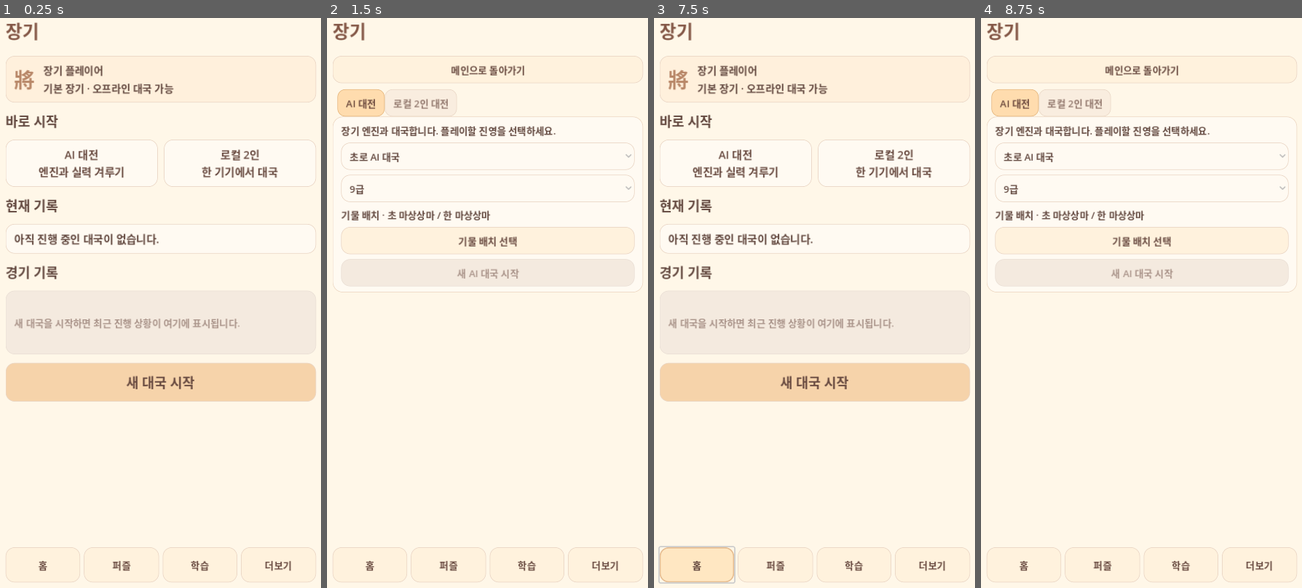
Above: before the commit, frames 1-4 (left to right).
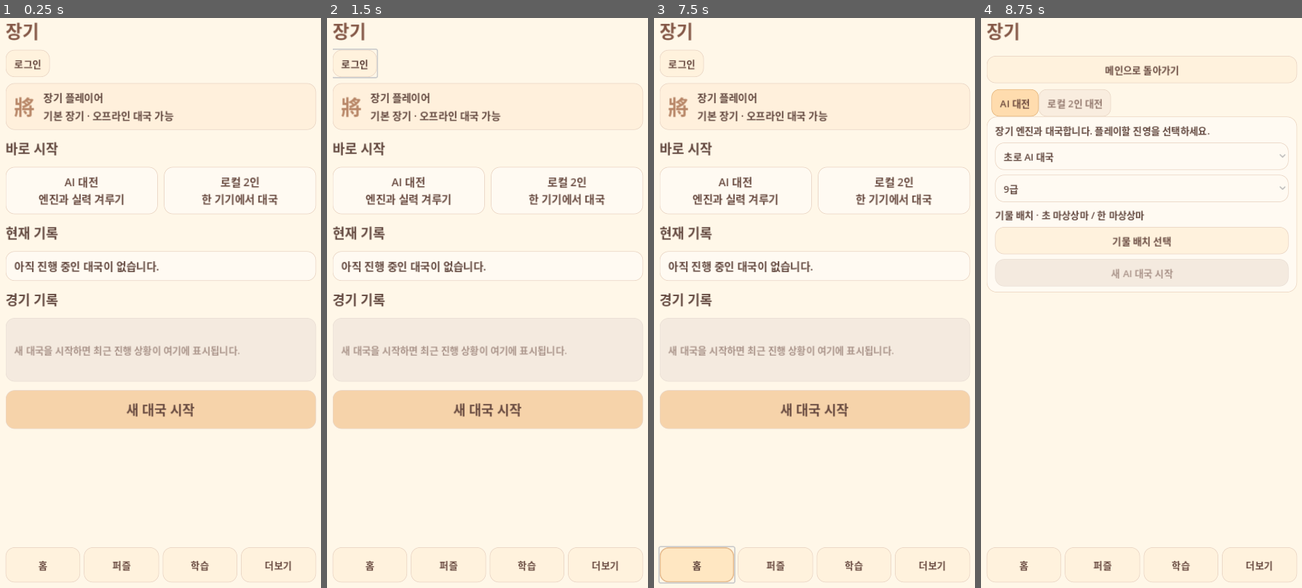
Above: after the commit, the same moments.

Repository: YU-Kangg/janggiAI
Game: Godot game, scene res://main.tscn
Same seed, same stepped clock (60 frames per second), same inputs: the game is played once before the commit and once after it.
Inputs (mouse positions are in pixels of both pictures, inside the frame that each line leads up to):
- Up to frame 1 (0.25 s): no input
- Up to frame 2 (1.5 s): click (355, 63) at 0.5 s, where only the run after the commit has a clickable "로그인"; click (429, 365) at 1.25 s, where only the run after the commit has a clickable "취소"
- Up to frame 3 (7.5 s): click (814, 411) at 2 s, where only the run after the commit has a clickable "새 대국 시작"; click "메인으로 돌아가기" at 2.75 s; click "새 대국 시작" at 3.5 s; click "초로 AI 대국" at 4.25 s; click "9급" at 5 s; click "기물 배치 선택" at 5.75 s; click "취소" at 6.5 s; click "홈" at 7.25 s
- Up to frame 4 (8.75 s): click "새 대국 시작" at 8 s

The runs differ from the first frame. In frame 1, 16% of the frame differs, in the area x 1-99%, y 5-73%; in frame 2, 14%; in frame 3, 16%; in frame 4, nothing differs.

Commit message:
feat(auth): 관리자 계정과 앱 로그인 연결

Diff:
--- a/godot/main.gd
+++ b/godot/main.gd
@@ -13,6 +13,16 @@
 var server_toggle := Button.new()
 var account_badge := Label.new()
 var current_role := "user"
+var auth_api := HTTPRequest.new()
+var auth_path := ""
+var auth_token := ""
+var auth_user: Dictionary = {}
+var login_button := Button.new()
+var logout_button := Button.new()
+var login_dialog := ConfirmationDialog.new()
+var login_id := LineEdit.new()
+var login_password := LineEdit.new()
+var login_error := Label.new()
 var screen_mode := "home"
 var home_section := "dashboard"
 var home_button := Button.new()
@@ -326,9 +336,9 @@
 	else:
 		show_home_setup(game_mode_tabs.current_tab)
 
-func set_account_role(role: String) -> void:
+func set_account_role(role: String, display_name := "") -> void:
 	current_role = "admin" if role == "admin" else "user"
-	account_badge.text = "관리자 계정 · 개발자 기능" if current_role == "admin" else "일반 사용자"
+	account_badge.text = ("관리자 %s · 개발자 기능" % display_name) if current_role == "admin" else (display_name if not display_name.is_empty() else "일반 사용자")
 	if current_role != "admin":
 		server_controls.visible = false
 		server_toggle.text = "서버 기능 연결"
@@ -363,7 +373,9 @@
 	app_title.text = "경기 기록" if recording else ("게임 리뷰" if reviewing else ("고양이 장기 · 대국" if playing else "장기"))
 	app_title.add_theme_color_override("font_color", Color("845847"))
 	home_dashboard.visible = not playing and home_section == "dashboard"
-	account_badge.visible = not playing and home_section == "dashboard" and current_role == "admin"
+	account_badge.visible = not playing and home_section == "dashboard" and not auth_token.is_empty()
+	login_button.visible = not playing and home_section == "dashboard" and auth_token.is_empty()
+	logout_button.visible = not playing and home_section == "dashboard" and not auth_token.is_empty()
 	home_button.visible = playing or reviewing or recording
 	play_button.visible = false
 	bottom_navigation.visible = not playing and not reviewing and not recording
@@ -472,6 +484,12 @@
 	column.add_child(navigation)
 	account_badge.text = "일반 사용자"
 	navigation.add_child(account_badge)
+	login_button.text = "로그인"
+	login_button.pressed.connect(open_login)
+	navigation.add_child(login_button)
+	logout_button.text = "로그아웃"
+	logout_button.pressed.connect(request_logout)
+	navigation.add_child(logout_button)
 	home_button.text = "메인으로"
 	home_button.pressed.connect(show_home_screen)
 	navigation.add_child(home_button)
@@ -559,8 +577,6 @@
 	for arg in OS.get_cmdline_user_args():
 		if arg.begins_with("--server="):
 			endpoint.text = arg.trim_prefix("--server=")
-		elif arg == "--role=admin":
-			current_role = "admin"
 	server_toggle.text = "서버 기능 연결"
 	server_toggle.pressed.connect(toggle_server_controls)
 	column.add_child(server_toggle)
@@ -937,6 +953,23 @@
 	setup_form.add_child(han_setup)
 	setup_dialog.add_child(setup_form)
 	add_child(setup_dialog)
+	login_dialog.title = "계정 로그인"
+	login_dialog.get_ok_button().text = "로그인"
+	login_dialog.get_cancel_button().text = "취소"
+	login_dialog.confirmed.connect(submit_login)
+	var login_form := VBoxContainer.new()
+	login_form.position = Vector2(20, 42)
+	login_form.custom_minimum_size = Vector2(410, 190)
+	login_id.placeholder_text = "아이디 또는 이메일"
+	login_form.add_child(login_id)
+	login_password.placeholder_text = "비밀번호"
+	login_password.secret = true
+	login_form.add_child(login_password)
+	login_error.autowrap_mode = TextServer.AUTOWRAP_WORD_SMART
+	login_error.add_theme_color_override("font_color", Color("b24d45"))
+	login_form.add_child(login_error)
+	login_dialog.add_child(login_form)
+	add_child(login_dialog)
 	resign_dialog.dialog_text = "현재 차례 진영이 기권할까요?"
 	resign_dialog.title = "기권 확인"
 	resign_dialog.get_ok_button().text = "기권"
@@ -952,6 +985,9 @@
 	api.timeout = 8.0
 	api.request_completed.connect(on_response)
 	add_child(api)
+	auth_api.timeout = 8.0
+	auth_api.request_completed.connect(on_auth_response)
+	add_child(auth_api)
 	branch_api.timeout = 20.0
 	branch_api.request_completed.connect(on_branch_response)
 	add_child(branch_api)
@@ -966,6 +1002,52 @@
 	else:
 		screen_mode = "home"
 		sync_screen_visibility()
+
+func open_login() -> void:
+	login_error.text = ""
+	login_password.text = ""
+	login_dialog.popup_centered(Vector2i(470, 280))
+
+func submit_login() -> void:
+	var identifier := login_id.text.strip_edges()
+	if identifier.is_empty() or login_password.text.length() < 8:
+		login_error.text = "아이디와 8자 이상의 비밀번호를 입력하세요."
+		login_dialog.popup_centered(Vector2i(470, 280))
+		return
+	var url := endpoint.text.strip_edges().trim_suffix("/")
+	auth_path = "login"
+	var error := auth_api.request(url + "/api/auth/login", ["Content-Type: application/json", "X-Janggi-Client: mobile"], HTTPClient.METHOD_POST,
+		JSON.stringify({"identifier": identifier, "password": login_password.text}))
+	if error != OK:
+		login_error.text = "로그인 서버에 연결하지 못했습니다."
+		login_dialog.popup_centered(Vector2i(470, 280))
+
+func request_logout() -> void:
+	if auth_token.is_empty():
+		return
+	auth_path = "logout"
+	var url := endpoint.text.strip_edges().trim_suffix("/")
+	auth_api.request(url + "/api/auth/logout", ["Content-Type: application/json", "Authorization: Bearer " + auth_token], HTTPClient.METHOD_POST, "{}")
+
+func on_auth_response(result: int, code: int, _headers: PackedStringArray, body: PackedByteArray) -> void:
+	var payload = JSON.parse_string(body.get_string_from_utf8())
+	if result != HTTPRequest.RESULT_SUCCESS or not payload is Dictionary:
+		login_error.text = "로그인 서버에 연결하지 못했습니다."
+		login_dialog.popup_centered(Vector2i(470, 280))
+		return
+	if auth_path == "logout":
+		auth_token = ""
+		auth_user = {}
+		set_account_role("user")
+		return
+	if code != 200 or not payload.get("user") is Dictionary or str(payload.get("token", "")).is_empty():
+		login_error.text = str(payload.get("error", "로그인에 실패했습니다."))
+		login_dialog.popup_centered(Vector2i(470, 280))
+		return
+	auth_token = str(payload.token)
+	auth_user = payload.user
+	login_password.text = ""
+	set_account_role(str(auth_user.get("role", "user")), str(auth_user.get("name", "")))
 
 func arrangement_value(index: int) -> String:
 	return SETUPS[clampi(index, 0, 3)]
--- a/godot/smoke.gd
+++ b/godot/smoke.gd
@@ -23,12 +23,23 @@
 	check(not app.state.is_empty(), "initial HTTP connection")
 	check(app.page_scroll.vertical_scroll_mode == ScrollContainer.SCROLL_MODE_AUTO, "mobile page vertical scrolling")
 	check(app.current_role == "user" and not app.server_toggle.visible and not app.server_controls.visible, "normal account hides developer server controls")
-	app.set_account_role("admin")
-	check(app.server_toggle.visible and app.account_badge.text.contains("관리자"), "admin account exposes developer controls")
+	check(app.login_button.visible and not app.logout_button.visible, "signed-out home exposes login")
+	app.login_id.text = "testadmin"
+	app.login_password.text = "test password"
+	app.submit_login()
+	for attempt in range(100):
+		if not app.auth_token.is_empty():
+			break
+		await create_timer(0.05).timeout
+	check(app.current_role == "admin" and app.server_toggle.visible and app.account_badge.text.contains("관리자"), "server-authenticated admin exposes developer controls")
 	app.toggle_server_controls()
 	check(app.server_controls.visible and app.server_toggle.text == "서버 설정 접기", "server controls expandable")
 	app.toggle_server_controls()
-	app.set_account_role("user")
+	app.request_logout()
+	for attempt in range(100):
+		if app.auth_token.is_empty():
+			break
+		await create_timer(0.05).timeout
 	check(not app.server_toggle.visible and not app.server_controls.visible, "returning to normal account closes developer controls")
 	check(app.home_dashboard.visible and not app.game_mode_tabs.visible and not app.review_tabs.visible and not app.grid.visible, "dashboard is the focused home screen")
 	app.toggle_game_setup()
Not shown, changed: AUTH_API.md
Not shown, changed: ONLINE_SERVICE_CHECKLIST.md
Not shown, changed: PROGRESS.md
Not shown, changed: server/auth.js
Not shown, changed: server/index.js
Not shown, changed: server/migrations/001_auth_mysql.sql
Not shown, changed: test/auth.test.js
Not shown, changed: test/godot.test.js
